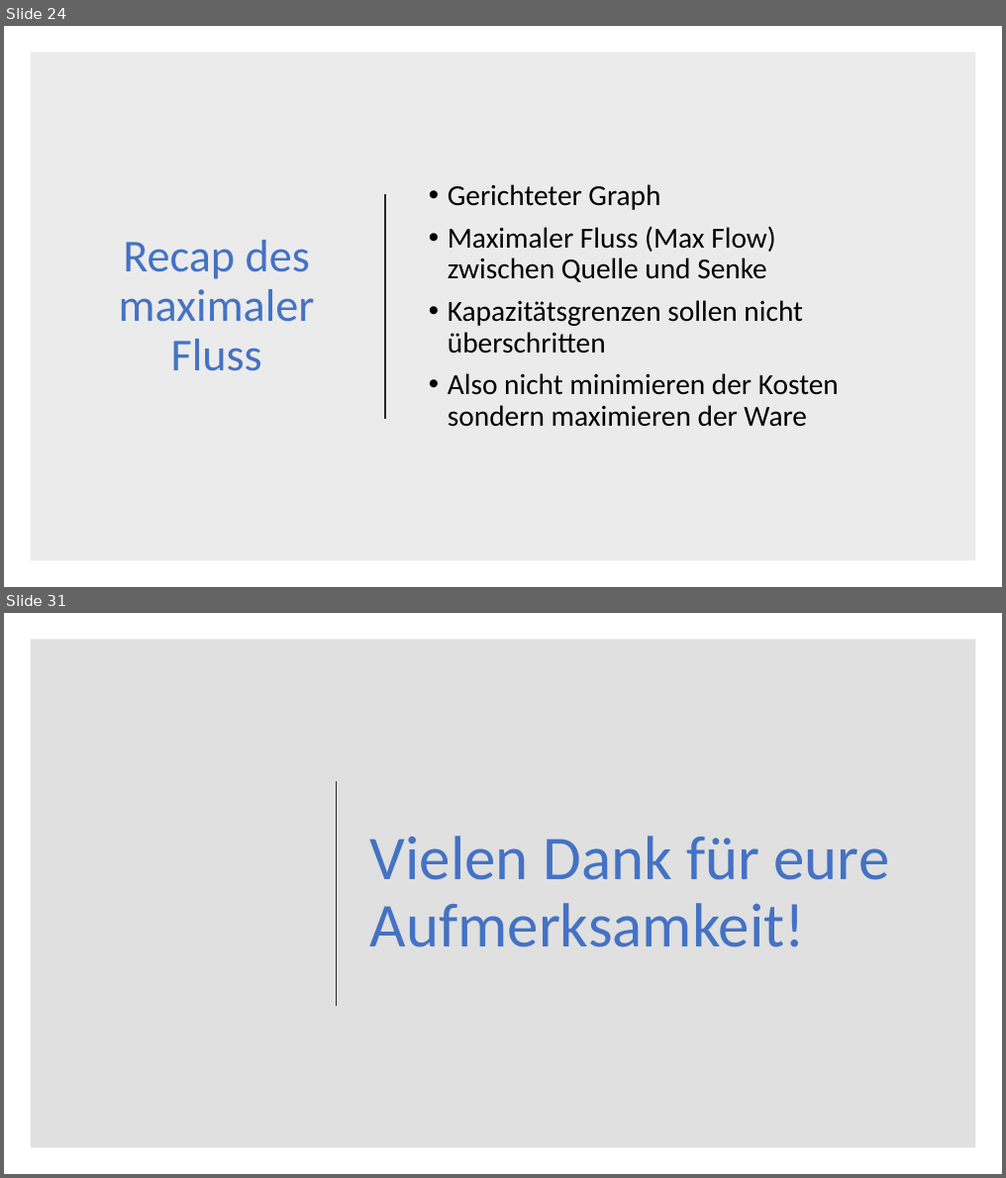
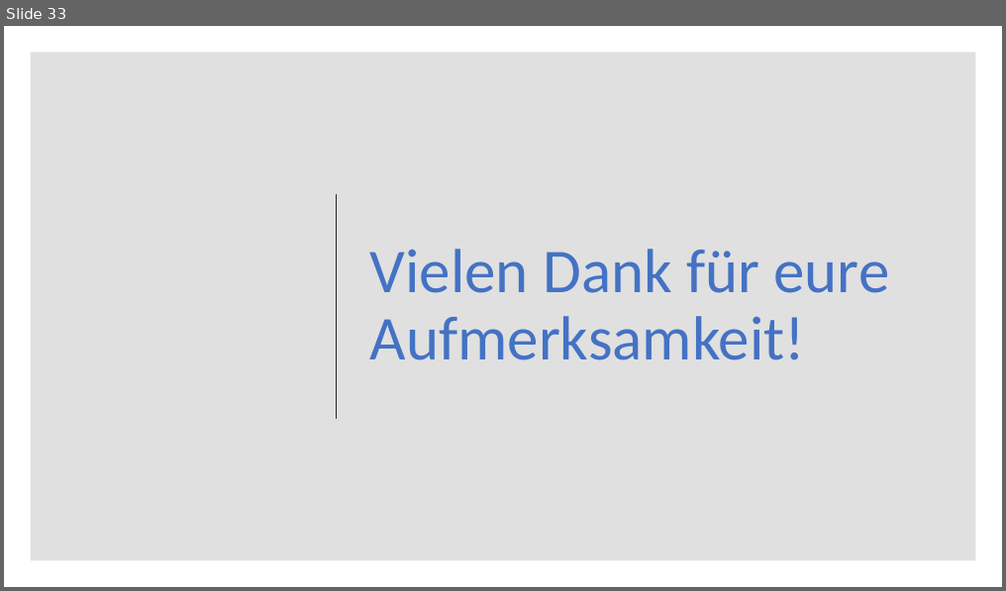
Before and after one commit to DerAlexx/Angewandte-Mathematik, a slide deck: Praktikum_6/Abgabe 6.pptx. Shown one above the other, each under a label of ours: slides 24 and 31 before the commit, slide 33 after it; the slides between them are not shown. The pictures are 1006x1178 and 1006x591 pixels, drawn with LibreOffice and Linux fonts; fonts in the diff are those of the drawing. Boxes give left, top, right and bottom in pixels: in the first picture for what was removed or moved away, otherwise in the second. Text is boxed around its words. In the diff, an @@ line names an element or a change of style, - is before the commit and + after.

```diff
--- a/Praktikum_6/Abgabe 6.pptx
+++ b/Praktikum_6/Abgabe 6.pptx
@@ slide 24 removed at [4,26,1002,587], background #FFFFFF @@
@@ rectangle removed at [30,52,976,562] @@
@@ line removed from (385, 194) to (385, 419) @@
@@ text removed at [448,184,839,427] @@
-• Gerichteter Graph
-• Maximaler Fluss (Max Flow) zwischen Quelle und Senke
-• Kapazitätsgrenzen sollen nicht überschritten
-• Also nicht minimieren der Kosten sondern maximieren der Ware
@@ title removed at [119,240,315,372] @@
-Recap des maximaler Fluss
@@ what was slide 31 is now slide 33 @@
```
Also in this commit, not shown: 6 slides changed, 5 slides added, 2 other slides removed, 1 other file.
